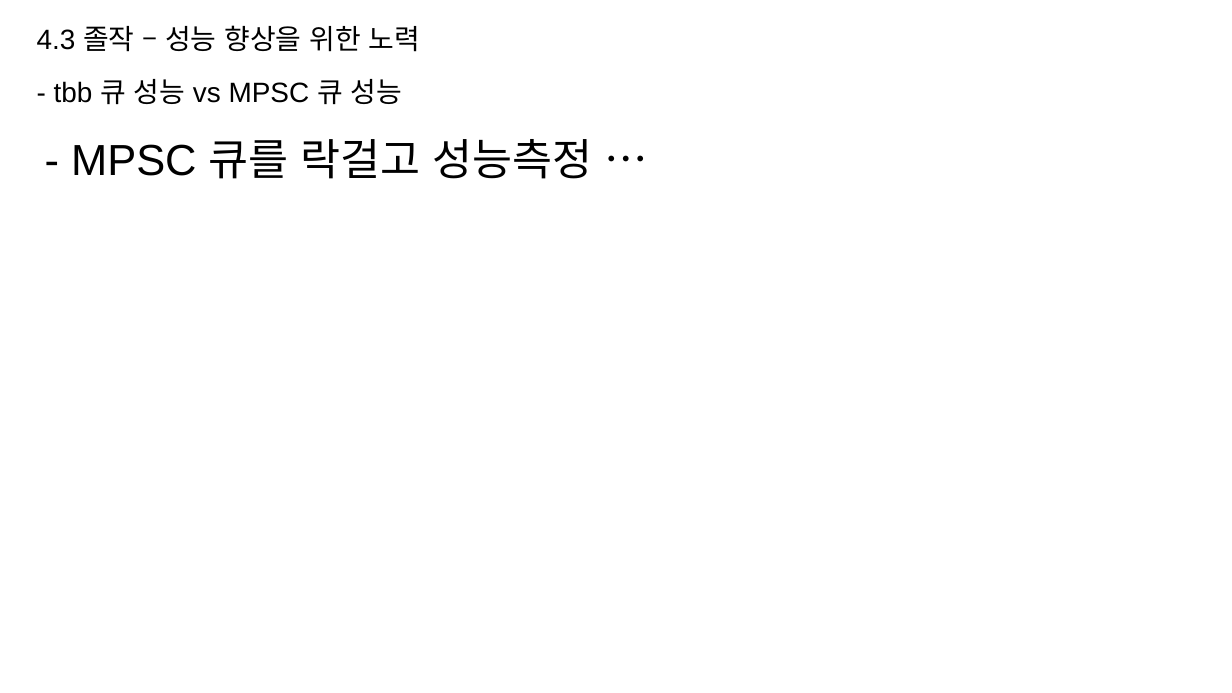
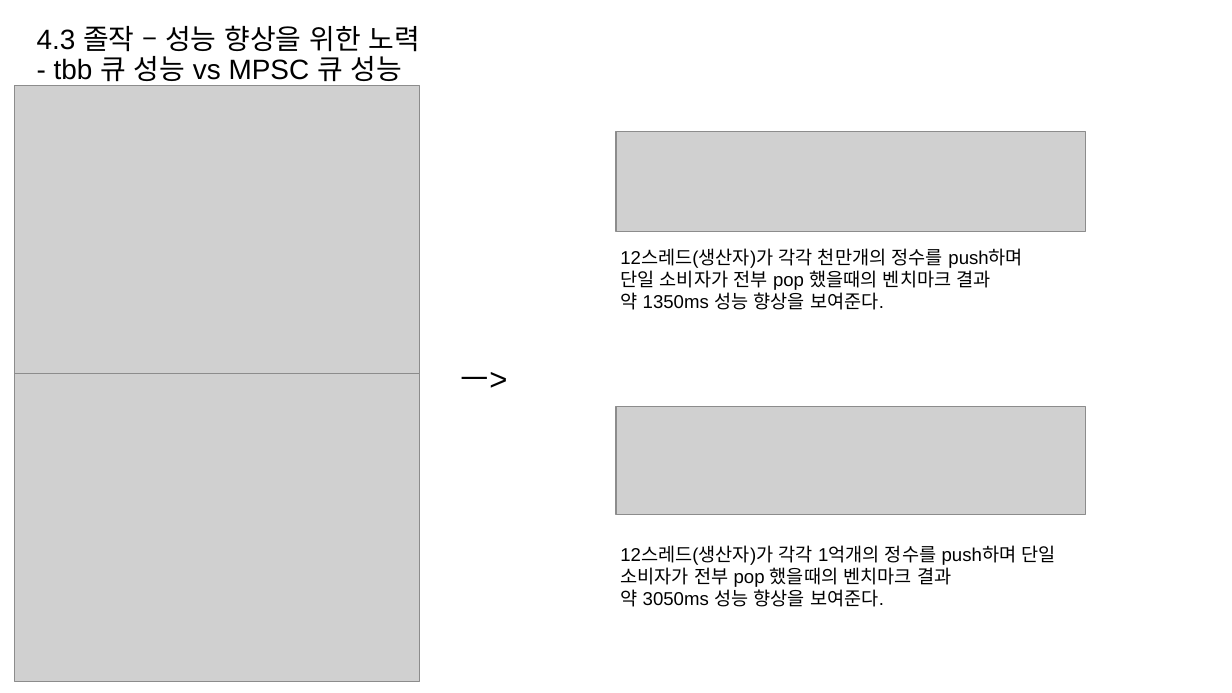
Before and after one commit to hypernagox/FYP_Evergreen, a slide deck: slide 37 of 포트폴리오/서버_최재혁/포트폴리오.pptx. Drawn at 1232x693 pixels with LibreOffice and Linux fonts; fonts in the diff are those of the drawing; grey boxes stand for pictures. Boxes give left, top, right and bottom in pixels: in the first picture for what was removed or moved away, otherwise in the second. Text is boxed around its words. In the diff, an @@ line names an element or a change of style, - is before the commit and + after.

Commit message:
일부 벤치마크 추가

```diff
--- a/포트폴리오/서버_최재혁/포트폴리오.pptx
+++ b/포트폴리오/서버_최재혁/포트폴리오.pptx
@@ title "- tbb 큐 성능 vs ..." rewrapped from (54,79,402,104) to (54,51,402,86) @@
@@ picture added at (15,86,419,379) @@
@@ text removed at (71,139,592,179) @@
-- MPSC 큐를 락걸고 성능측정 …
@@ picture added at (616,132,1086,233) @@
@@ text added at (620,248,1023,310), 12 pt, text #000000 @@
+12스레드(생산자)가 각각 천만개의 정수를 push하며 단일 소비자가 전부 pop 했을때의 벤치마크 결과
+약 1350ms 성능 향상을 보여준다.
@@ picture added at (15,373,419,681) @@
@@ text added at (461,372,508,388), 20 pt, text #000000 @@
+ㅡ>
@@ picture added at (616,407,1086,515) @@
@@ text added at (620,545,1055,607), 12 pt, text #000000 @@
+12스레드(생산자)가 각각 1억개의 정수를 push하며 단일 소비자가 전부 pop 했을때의 벤치마크 결과
+약 3050ms 성능 향상을 보여준다.
```
Also in this commit, not shown: 3 other slides changed.
